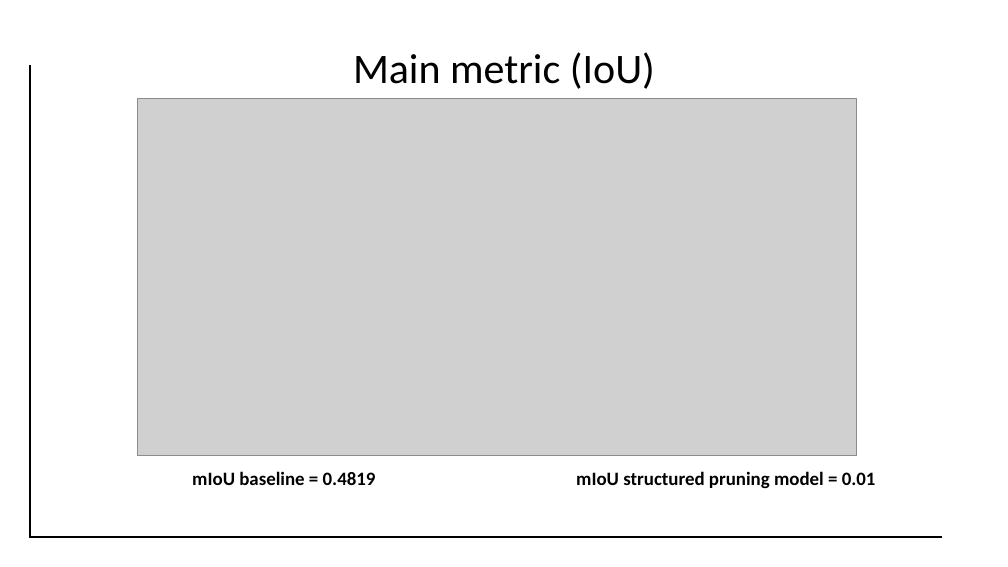
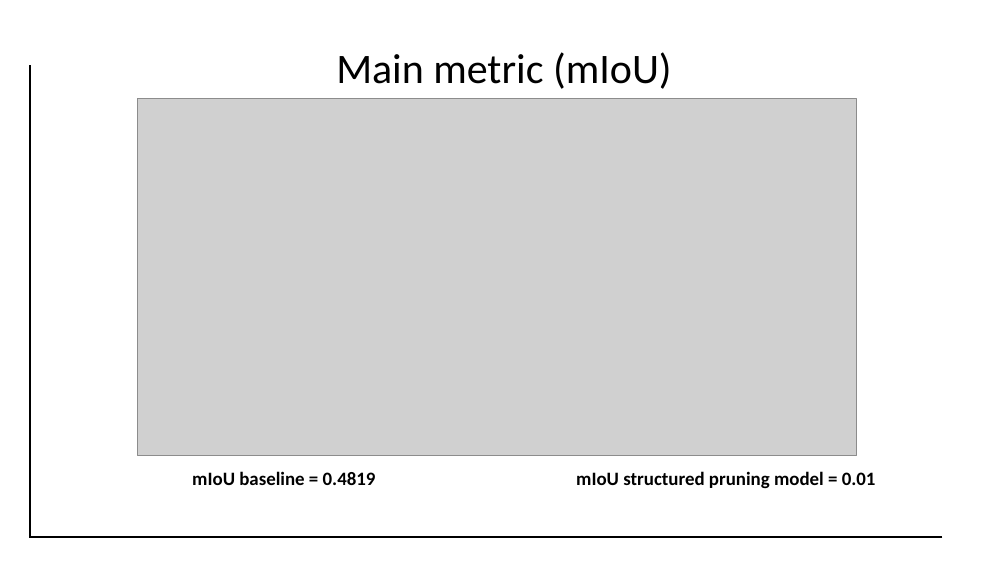
Before and after one commit to Tyumentseva/Unet-Inference-Acceleration-Project, a slide deck: slide 23 of unet_inference_240426.pptx. Drawn at 1008x567 pixels with LibreOffice and Linux fonts; fonts in the diff are those of the drawing; grey boxes stand for pictures; background and template pictures are left out. Boxes give left, top, right and bottom in pixels: in the first picture for what was removed or moved away, otherwise in the second. Text is boxed around its words. In the diff, an @@ line names an element or a change of style, - is before the commit and + after.

```diff
--- a/unet_inference_240426.pptx
+++ b/unet_inference_240426.pptx
@@ text at bbox=[336, 52, 672, 89]: text changed @@
-Main metric (IoU)
+Main metric (mIoU)
```
Also in this commit, not shown: 11 other slides changed, 6 other files.
